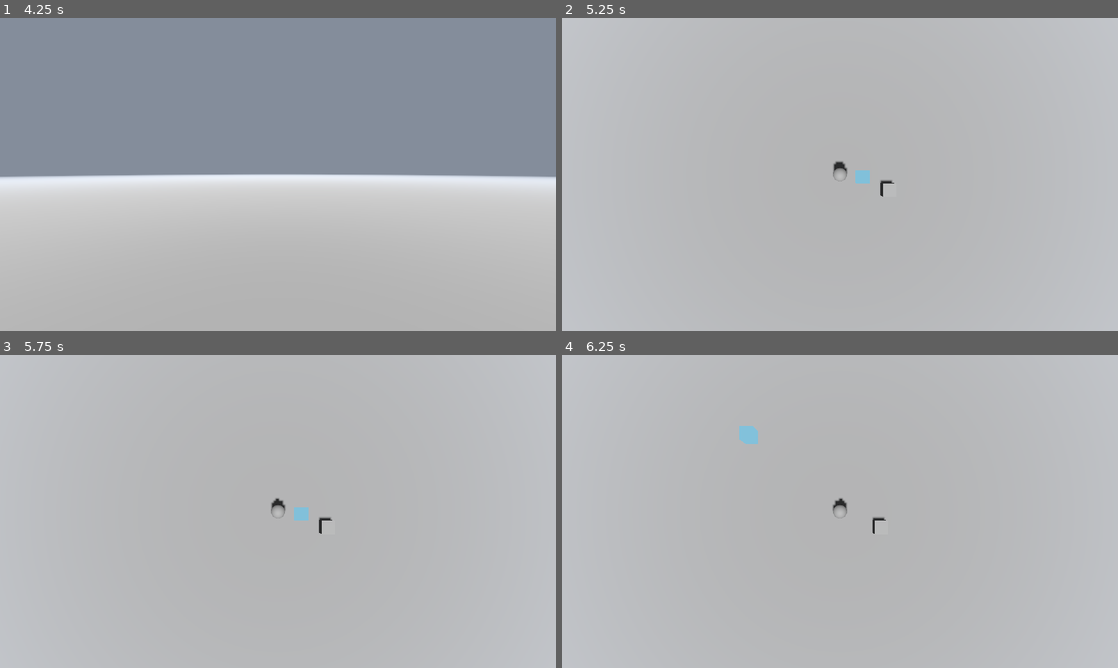
Above: before the commit, frames 1-4 (two rows, left to right).
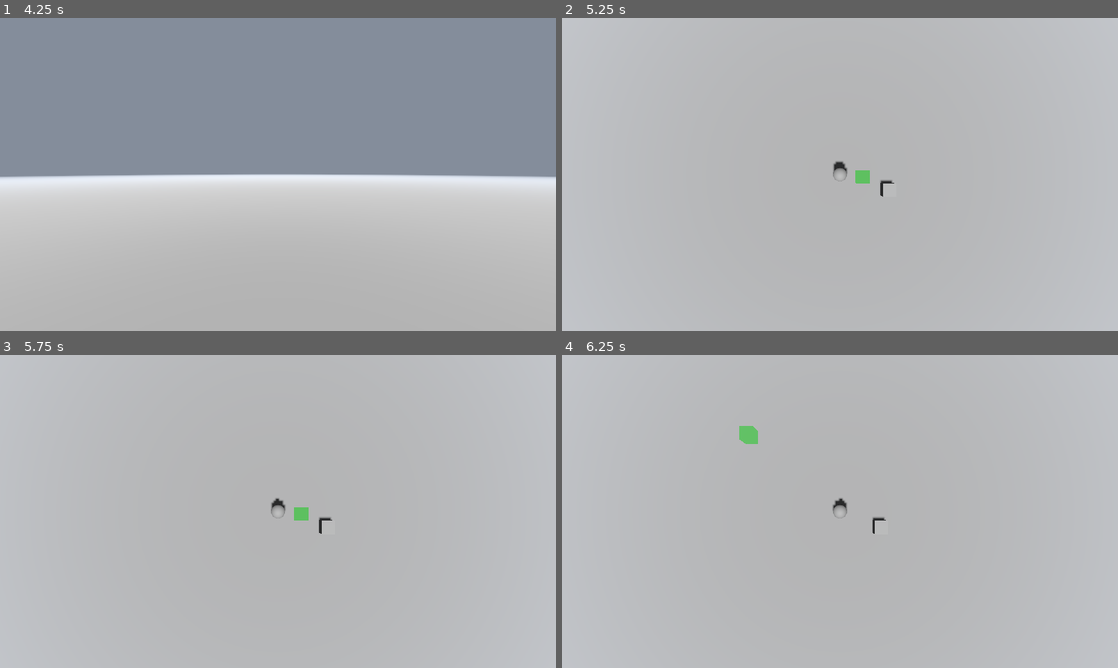
Above: after the commit, the same moments.

Repository: Tinigame/UPT-game-project
Game: Godot game, scene res://Scenes/world.tscn
Same seed, same stepped clock (60 frames per second), same inputs: the game is played once before the commit and once after it.
Inputs (mouse positions are in pixels of both pictures, inside the frame that each line leads up to):
- Up to frame 1 (4.25 s): tap Enter at 0.5, 2, 3.5 s; move the mouse to (305, 174) at 0.52 s; tap A (A) at 0.6 s; tap Space (space) at 1.25, 2.75, 3.6 s; move the mouse to (250, 174) at 1.27 s; tap D (D) at 1.35 s; move the mouse to (289, 168) at 2.02 s; tap S (S) at 2.1 s; move the mouse to (272, 180) at 2.77 s; tap W (W) at 2.85 s; move the mouse to (316, 177) at 3.52 s
- Up to frame 2 (5.25 s): tap Space (space) at 4.25 s; move the mouse to (795, 171) at 4.27 s; tap B (switchcam) at 4.35 s; move the mouse to (867, 174) at 5.02 s; tap A (A) at 5.1 s
- Up to frame 3 (5.75 s): no input
- Up to frame 4 (6.25 s): move the mouse to (756, 433) at 5.77 s; tap D (D) at 5.85 s

Frame 1 is identical in both runs. In frame 2, 0.1% of the frame differs, in the area x 52-56%, y 48-53%; in frame 3, 0.1%; in frame 4, 0.2%, in the area x 31-36%, y 22-29%.

Commit message:
removed some runtime error

Diff:
--- a/Scripts/playerscript.gd
+++ b/Scripts/playerscript.gd
@@ -41,7 +41,6 @@
 	var result = space_state.intersect_ray(parameters)
 
 	if result:
-		print(snap_to_grid(result.position))
 		return snap_to_grid(result.position)
 	return Vector3.ZERO
 
@@ -87,10 +86,9 @@
 func summon_first_build_ghost() -> MeshInstance3D:
 	var ghost_object_instance = MeshInstance3D.new()
 	var cube_mesh = BoxMesh.new()
-	var ghost_pos = Vector3(0, 0, 0)
 	var material = StandardMaterial3D.new()
 
-	material.albedo_color = Color(0.3, 0.8, 1.0, 0.5)  # semi-transparent bluish
+	material.albedo_color = Color(0, 0.8, 0, 0.5)  # semi-transparent bluish
 	material.transparency = BaseMaterial3D.TRANSPARENCY_ALPHA
 	material.flags_transparent = true
 	material.flags_unshaded = true  # optional, prevents lighting effects
@@ -98,12 +96,11 @@
 
 	cube_mesh.size = Vector3(1, 1, 1)  # Set cube dimensions
 	ghost_object_instance.mesh = cube_mesh
-	ghost_object_instance.global_transform.origin = ghost_pos
 
 	return ghost_object_instance
 
-func update_build_ghost(ghost_pos, ghost_instance):
-	ghost_instance.global_position = ghost_pos
+func update_build_ghost(ghost_pos, current_ghost_instance):
+	current_ghost_instance.global_position = ghost_pos
 
 func _physics_process(delta):
 	# Add the gravity.
